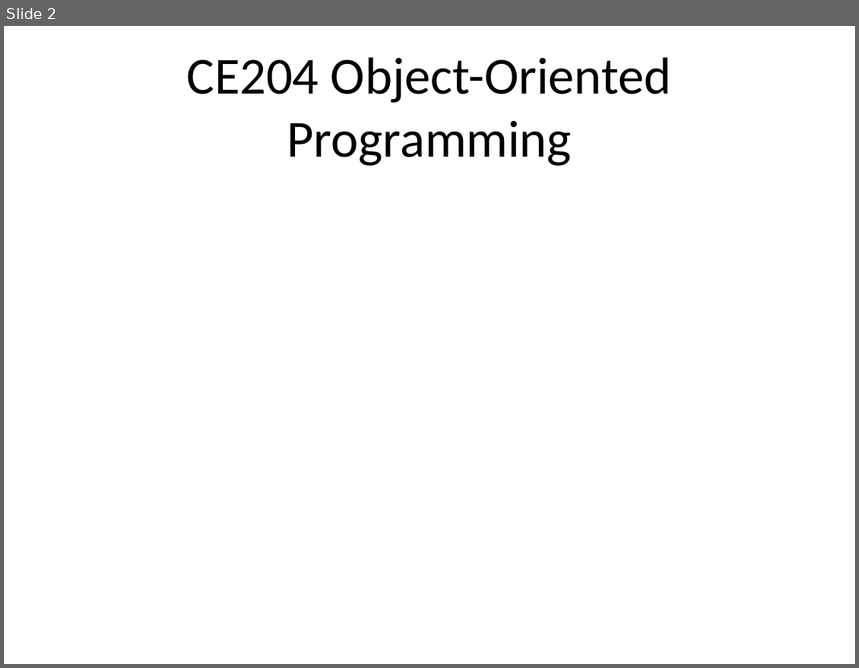
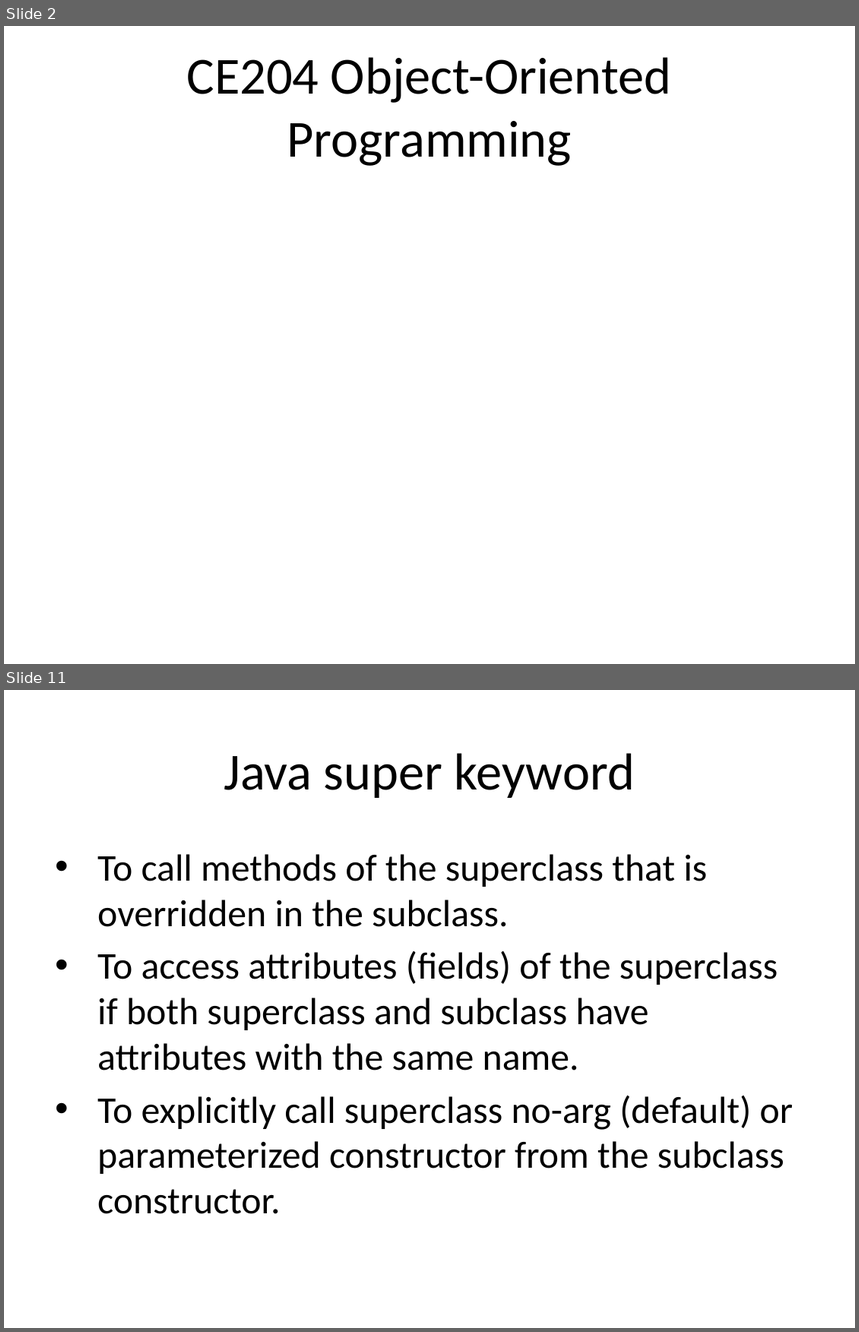
Before and after one commit to ucoruh/ce204-object-oriented-programming, a slide deck: docs/week-2/ce204-week-2.md_word.pptx. Shown one above the other, each under a label of ours: slide 2 before the commit, slides 2 and 11 after it; the slides between them are not shown. The pictures are 859x668 and 859x1332 pixels, drawn with LibreOffice and Linux fonts; fonts in the diff are those of the drawing. Boxes give left, top, right and bottom in pixels: in the first picture for what was removed or moved away, otherwise in the second. Text is boxed around its words. In the diff, an @@ line names an element or a change of style, - is before the commit and + after.

```diff
--- a/docs/week-2/ce204-week-2.md_word.pptx
+++ b/docs/week-2/ce204-week-2.md_word.pptx
@@ slide 11 added at bbox=[4, 690, 855, 1328], background #FFFFFF @@
@@ title added at bbox=[224, 753, 635, 798], 44 pt, text #000000 @@
+Java super keyword
@@ text added at bbox=[97, 854, 794, 1214], 32 pt, text #000000 @@
+• To call methods of the superclass that is overridden in the subclass.
+• To access attributes (fields) of the superclass if both superclass and subclass have attributes with the same name.
+• To explicitly call superclass no-arg (default) or parameterized constructor from the subclass constructor.
```
Also in this commit, not shown: 2 slides changed, 81 other slides added, 3 slides removed, 18 other files.
